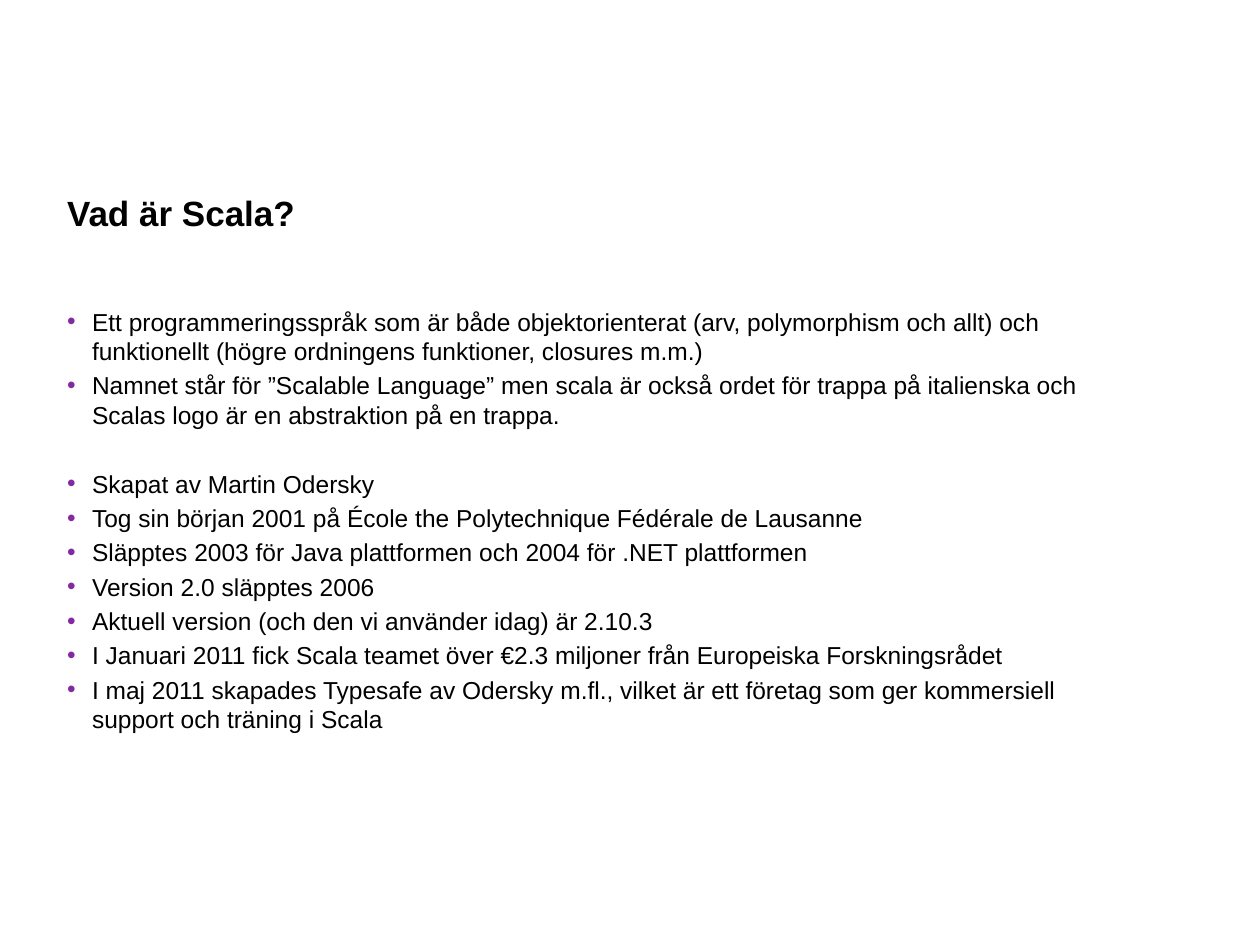
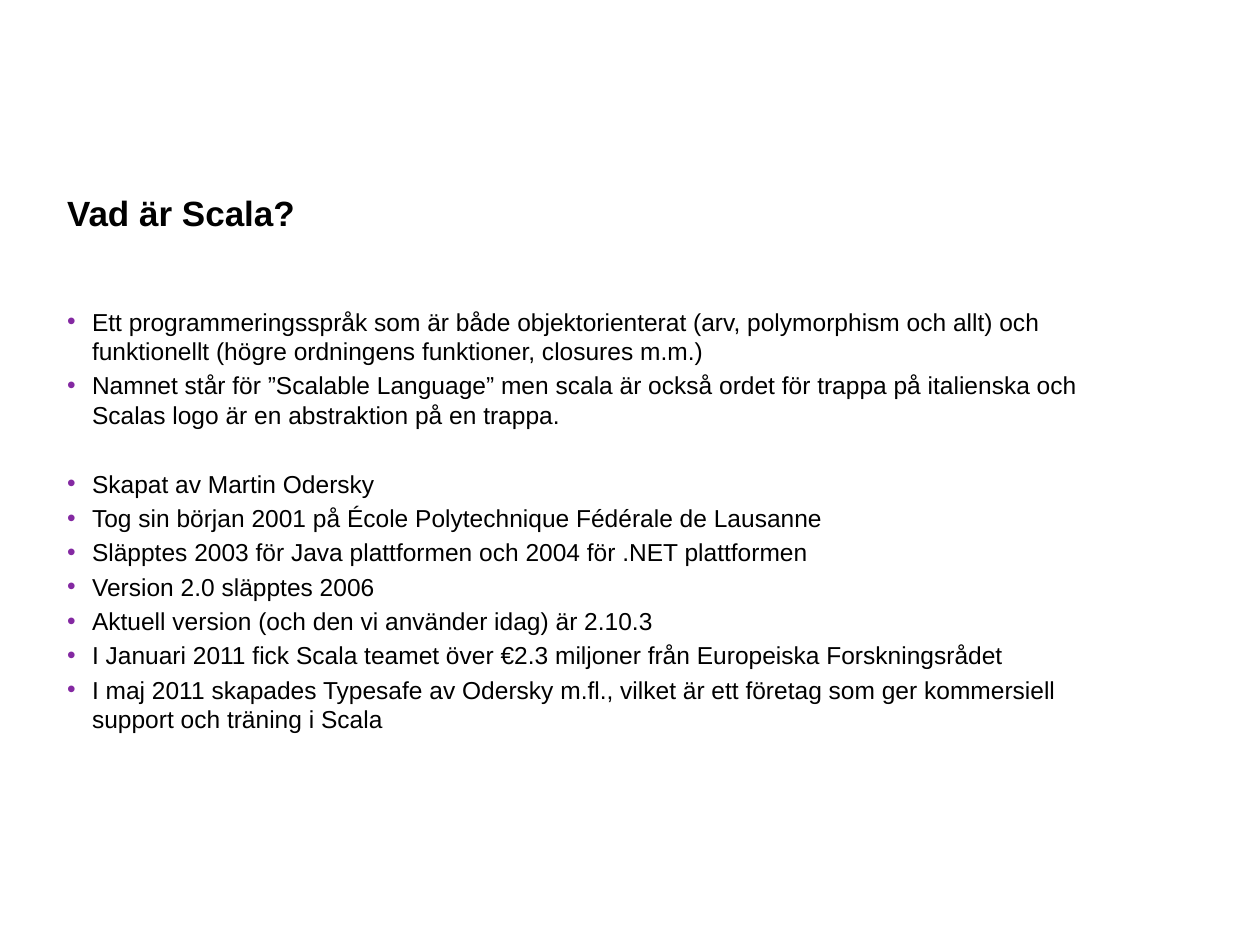
Before and after one commit to claesathiq/hiqscalaintroduction, a slide deck: slide 2 of doc/Scala introduktion.pptx. Drawn at 1260x945 pixels with LibreOffice and Linux fonts; fonts in the diff are those of the drawing; background and template pictures are left out. Boxes give left, top, right and bottom in pixels: in the first picture for what was removed or moved away, otherwise in the second. Text is boxed around its words. In the diff, an @@ line names an element or a change of style, - is before the commit and + after.

```diff
--- a/doc/Scala introduktion.pptx
+++ b/doc/Scala introduktion.pptx
@@ text at <box>92,507,822,532</box>: text changed @@
-• Tog sin början 2001 på École the Polytechnique Fédérale de Lausanne
+• Tog sin början 2001 på École Polytechnique Fédérale de Lausanne
```
Also in this commit, not shown: 1 slide added.
